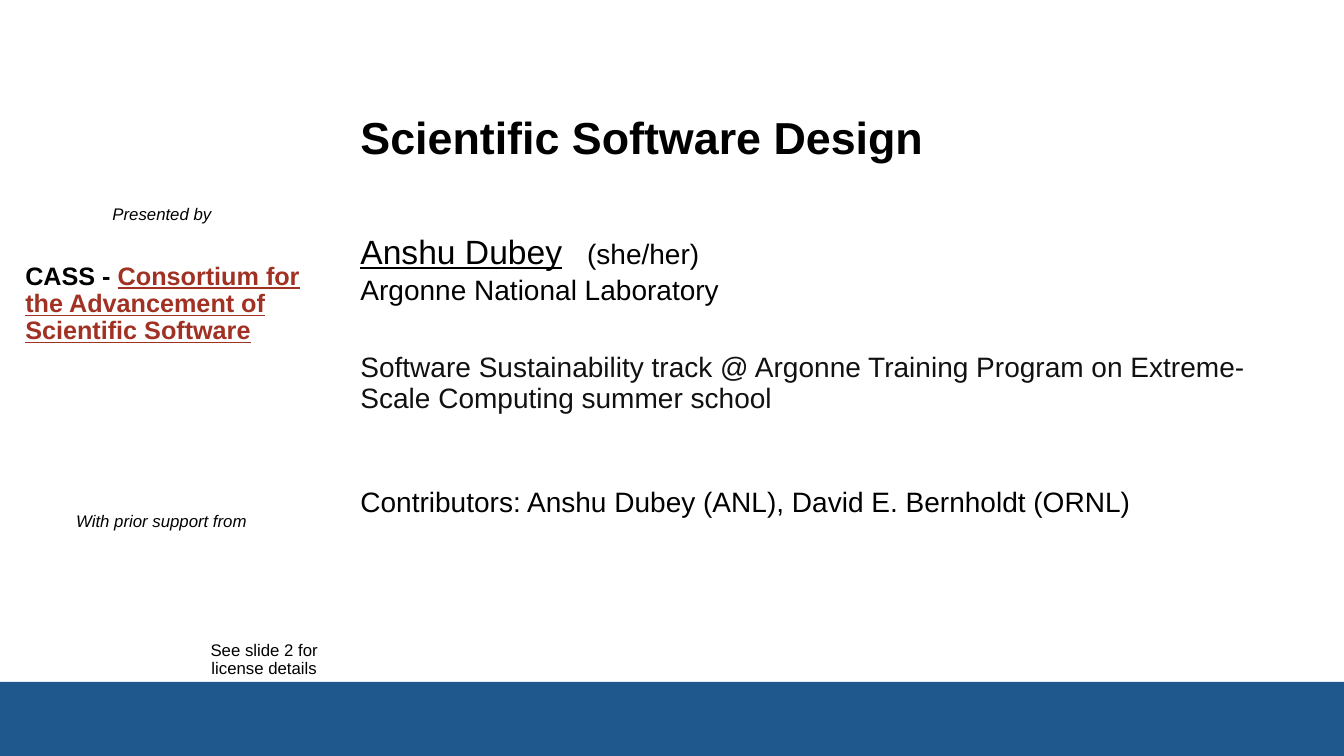
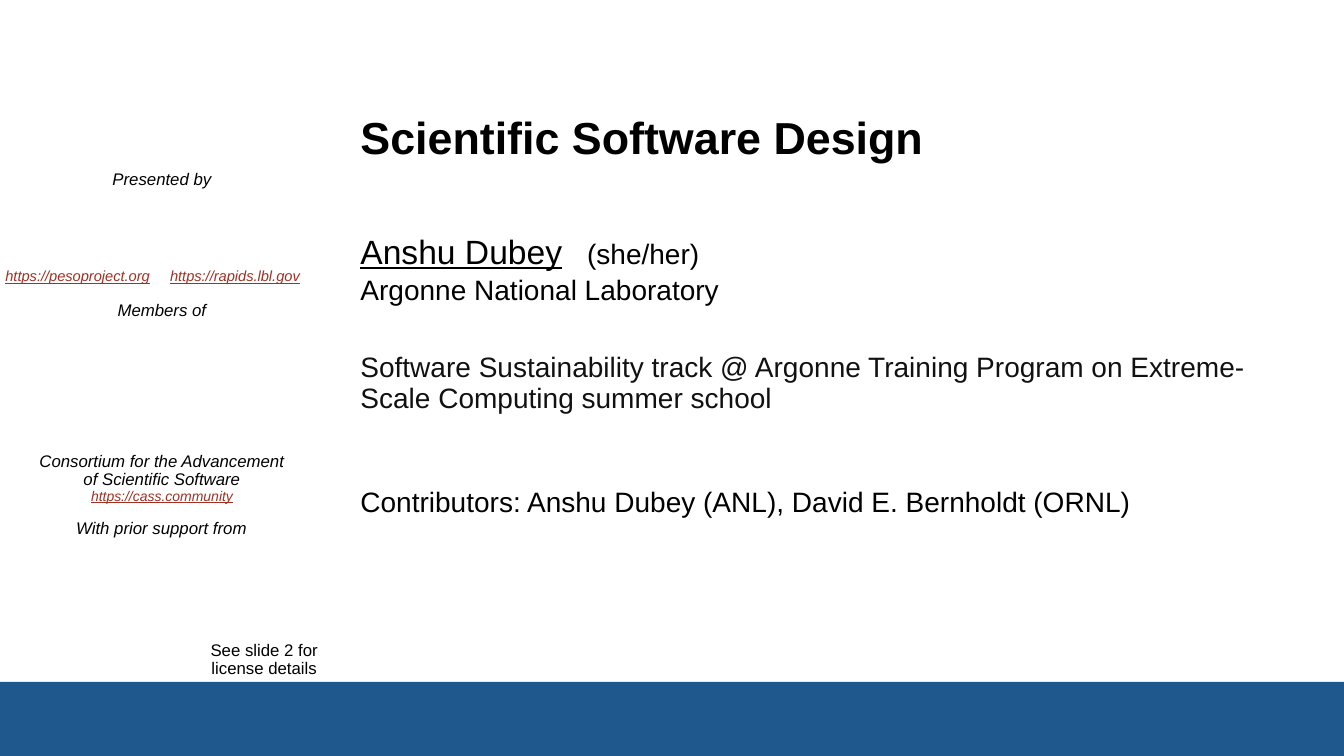
Before and after one commit to bssw-tutorial/presentations, a slide deck: slide 1 of design.pptx. Drawn at 1344x756 pixels with LibreOffice and Linux fonts; fonts in the diff are those of the drawing; background and template pictures are left out. Boxes give left, top, right and bottom in pixels: in the first picture for what was removed or moved away, otherwise in the second. Text is boxed around its words. In the diff, an @@ line names an element or a change of style, - is before the commit and + after.

```diff
--- a/design.pptx
+++ b/design.pptx
@@ text "Presented by" moved from (x1=112, y1=208, x2=212, y2=224) to (x1=112, y1=173, x2=212, y2=189) @@
@@ text added at (x1=5, y1=270, x2=149, y2=284), 10.5 pt, text #A03123, italic, underline @@
+https://pesoproject.org
@@ text added at (x1=170, y1=270, x2=300, y2=284), 10.5 pt, text #A03123, italic, underline @@
+https://rapids.lbl.gov
@@ text added at (x1=118, y1=304, x2=206, y2=316), 12 pt, text #000000, italic @@
+Members of
@@ text at (x1=39, y1=455, x2=284, y2=504): text changed; size 18 to 12 pt; text colour #A03123 to #000000; bold off; italic on @@
-CASS - Consortium for the Advancement of Scientific Software
+Consortium for the Advancement of Scientific Software
+https://cass.community
@@ text "With prior support from" moved from (x1=76, y1=515, x2=247, y2=531) to (x1=76, y1=522, x2=247, y2=538) @@
```
Also in this commit, not shown: 6 other files.
